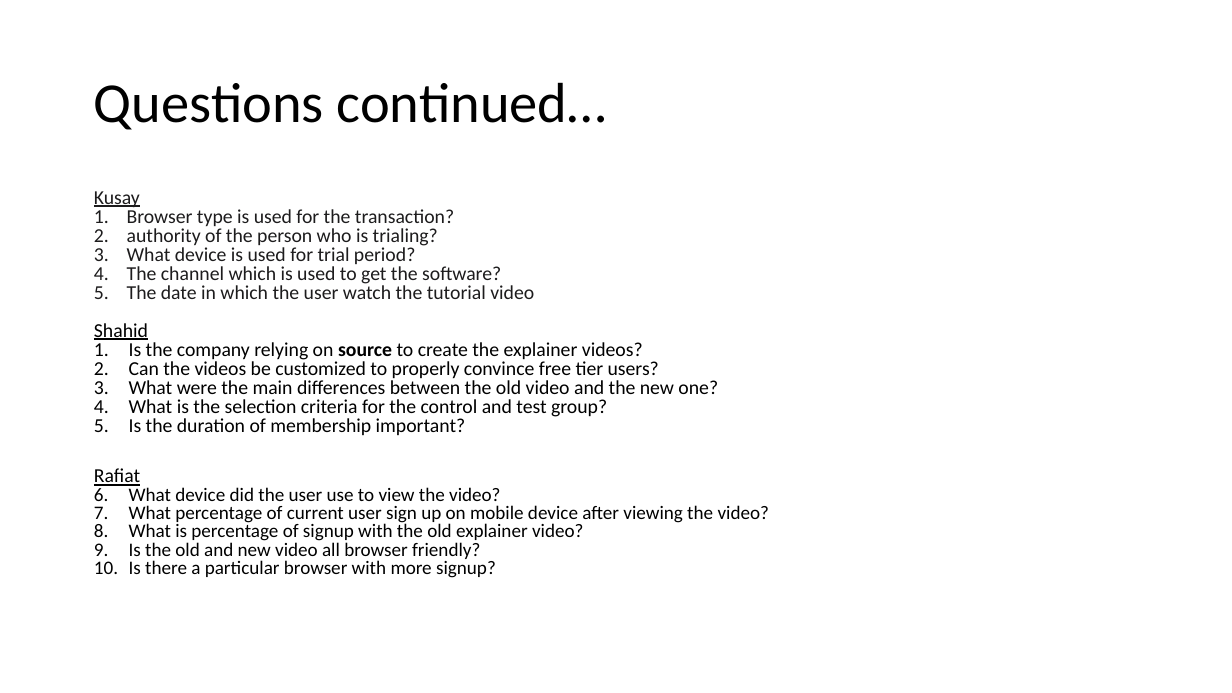
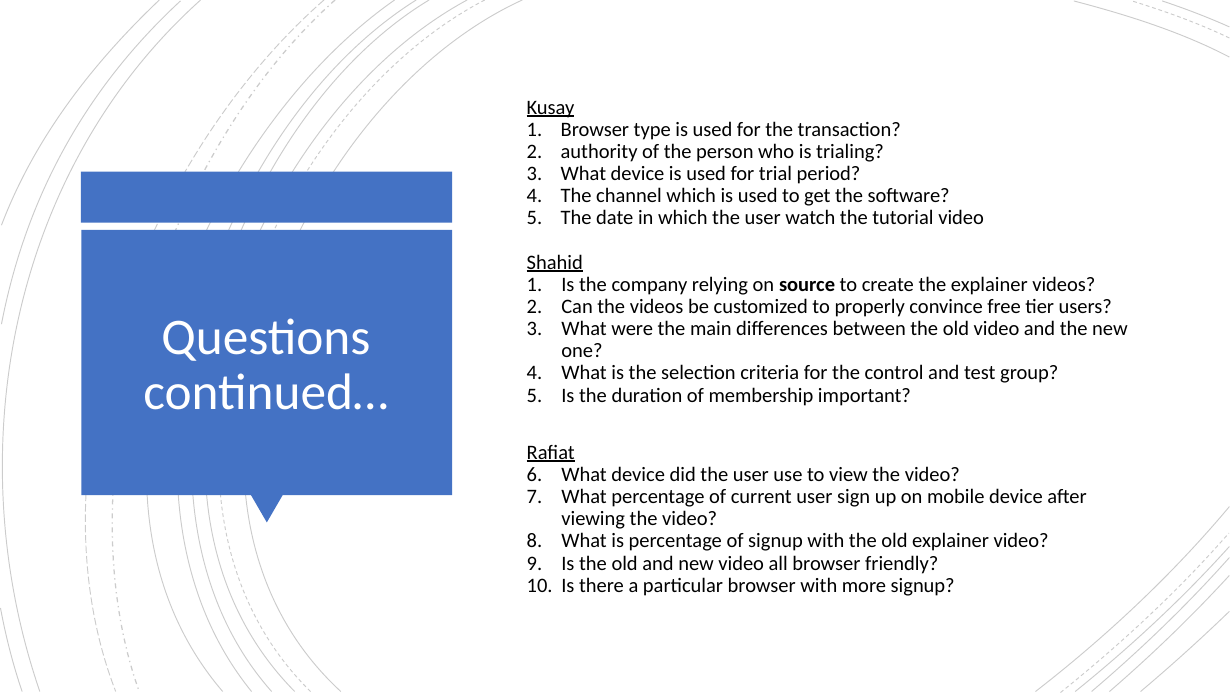
Before and after one commit to SyedNadir/freemium-ab-testing, a slide deck: slide 7 of documents/presentation/Final Presentation.pptx. Drawn at 1232x693 pixels with LibreOffice and Linux fonts; fonts in the diff are those of the drawing. Boxes give left, top, right and bottom in pixels: in the first picture for what was removed or moved away, otherwise in the second. Text is boxed around its words. In the diff, an @@ line names an element or a change of style, - is before the commit and + after.

```diff
--- a/documents/presentation/Final Presentation.pptx
+++ b/documents/presentation/Final Presentation.pptx
@@ group added at box(0, 0, 1230, 693): 21 freeform shapes @@
@@ text "Kusay": place and size @@
-text "Kusay" at box(94, 191, 769, 578)
+text "Kusay" at box(527, 101, 1127, 596)
@@ text "Kusay" at box(527, 101, 1127, 596): size 15.4 to 16 pt in "Kusay", "1. Browser type is used for the ...", "Shahid", "Is the company relying on source to ..." and 5 more places; text colour #1D1C1D to #000000 in "Kusay", "1. Browser type is used for the ..."; size 14.8 to 16 pt in "What device did the user use to ...", "What percentage of current user sign up ...", "What is percentage of signup with the ...", "Is the old and new video all ..." and 1 more places; line spacing 0.8 to 0.9; vertical alignment top to middle @@
@@ rectangle added at box(81, 172, 453, 223), fill #4472C4 @@
@@ rectangle added at box(81, 230, 452, 495), fill #4472C4 @@
@@ title "Questions continued…": place and size @@
-title "Questions continued…" at box(94, 82, 607, 130)
+title "Questions continued…" at box(143, 318, 388, 410)
@@ title "Questions continued…" at box(143, 318, 388, 410): size 44 to 40 pt, text colour #000000 to #FFFFFF; alignment left to centre @@
@@ triangle added at box(250, 495, 283, 523), fill #4472C4 @@
```
Also in this commit, not shown: 19 other slides changed, 1 slide added.
